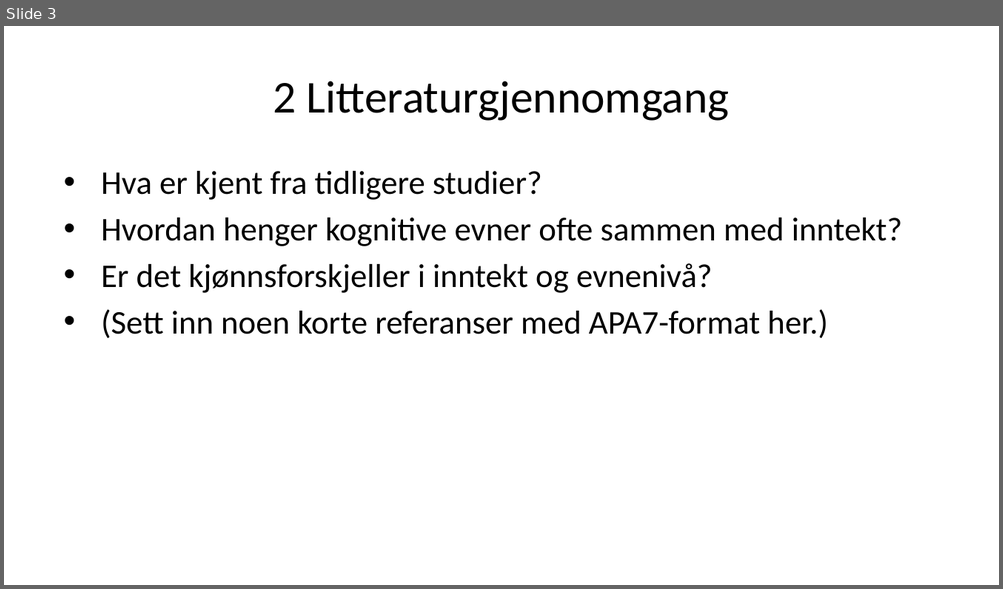
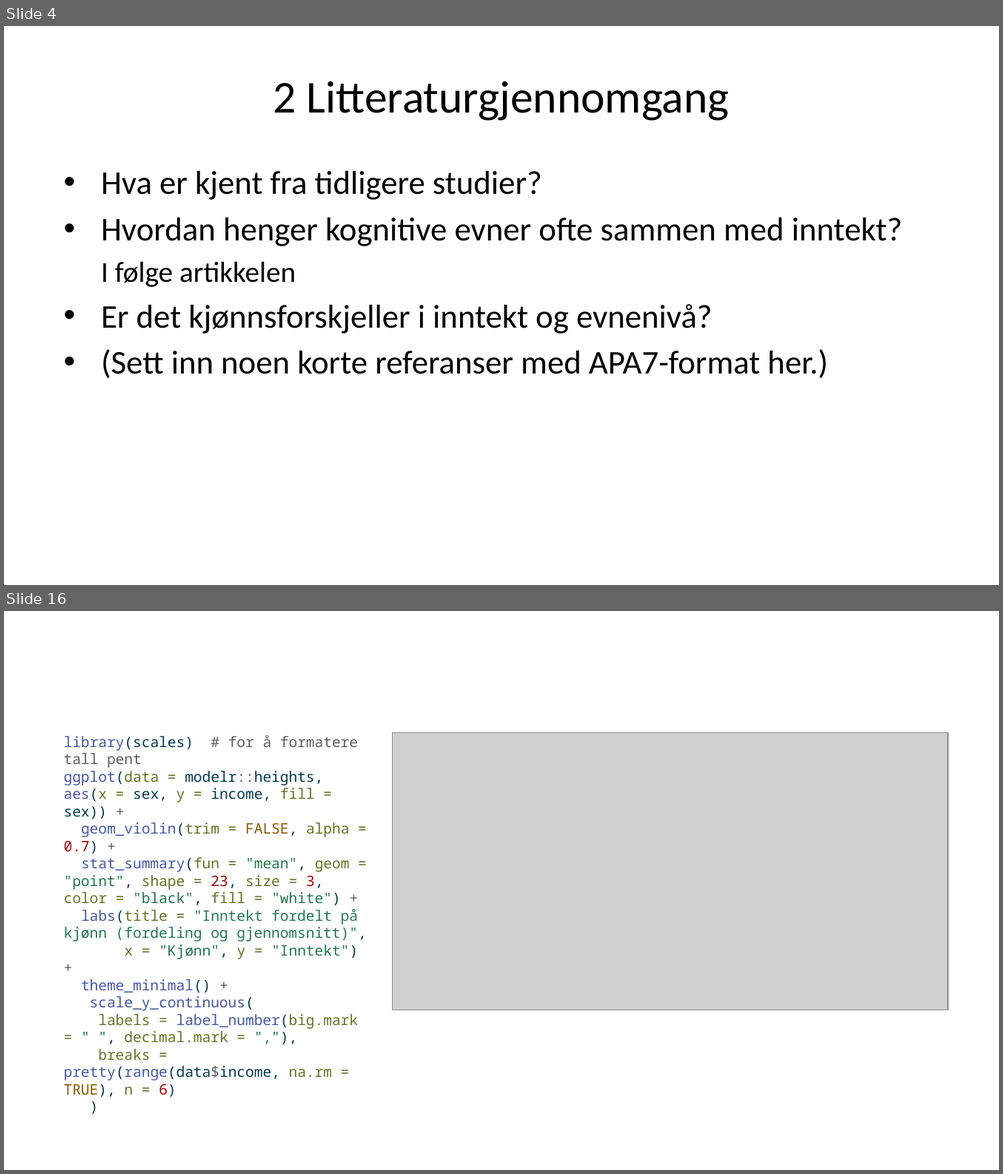
Before and after one commit to H-Vika/MSB105-Assign-2, a slide deck: MSB105 assign 2 presentasjon.pptx. Shown one above the other, each under a label of ours: slide 3 before the commit, slides 4 and 16 after it; the slides between them are not shown. The pictures are 1003x589 and 1003x1174 pixels, drawn with LibreOffice and Linux fonts; fonts in the diff are those of the drawing; grey boxes stand for pictures. Boxes give left, top, right and bottom in pixels: in the first picture for what was removed or moved away, otherwise in the second. Text is boxed around its words. In the diff, an @@ line names an element or a change of style, - is before the commit and + after.

Commit message:
lagt til flerer tabeller som omhandler kjønn og inntekt.

```diff
--- a/MSB105 assign 2 presentasjon.pptx
+++ b/MSB105 assign 2 presentasjon.pptx
@@ slide 16 added at <box>4,611,999,1170</box>, background #FFFFFF @@
@@ text added at <box>64,735,367,1097</box>, 10.5 pt, text #657422 @@
+library(scales) # for å formatere tall pent
+ggplot(data = modelr::heights, aes(x = sex, y = income, fill = sex)) +
+geom_violin(trim = FALSE, alpha = 0.7) +
+stat_summary(fun = "mean", geom = "point", shape = 23, size = 3, color = "black", fill = "white") +
+labs(title = "Inntekt fordelt på kjønn (fordeling og gjennomsnitt)",
+x = "Kjønn", y = "Inntekt") +
+theme_minimal() +
+scale_y_continuous(
+labels = label_number(big.mark = " ", decimal.mark = ","),
+breaks = pretty(range(data$income, na.rm = TRUE), n = 6)
+)
@@ picture added at <box>392,732,947,1010</box> @@
@@ what was slide 3 is now slide 4 @@
@@ slide 4 changed as well @@
@@ text at <box>101,261,296,287</box>: paragraph added @@
+  I følge artikkelen
```
Also in this commit, not shown: 2 other slides changed, 18 other slides added, 2 slides removed, 3 other files.
